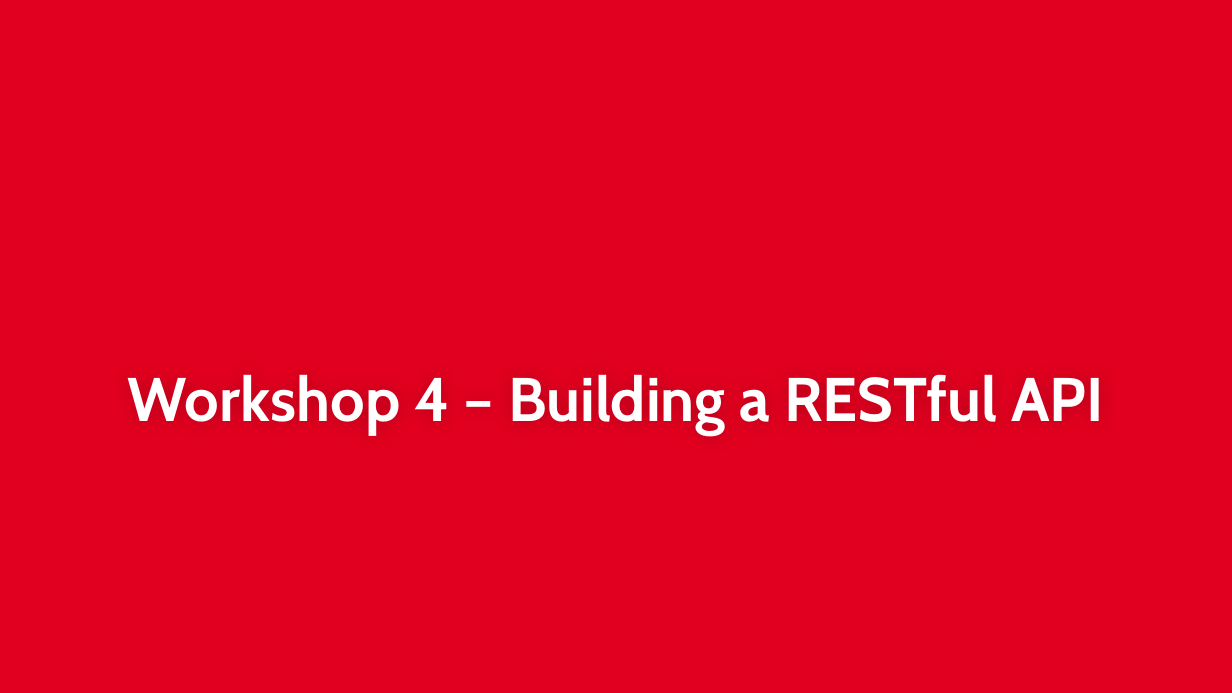
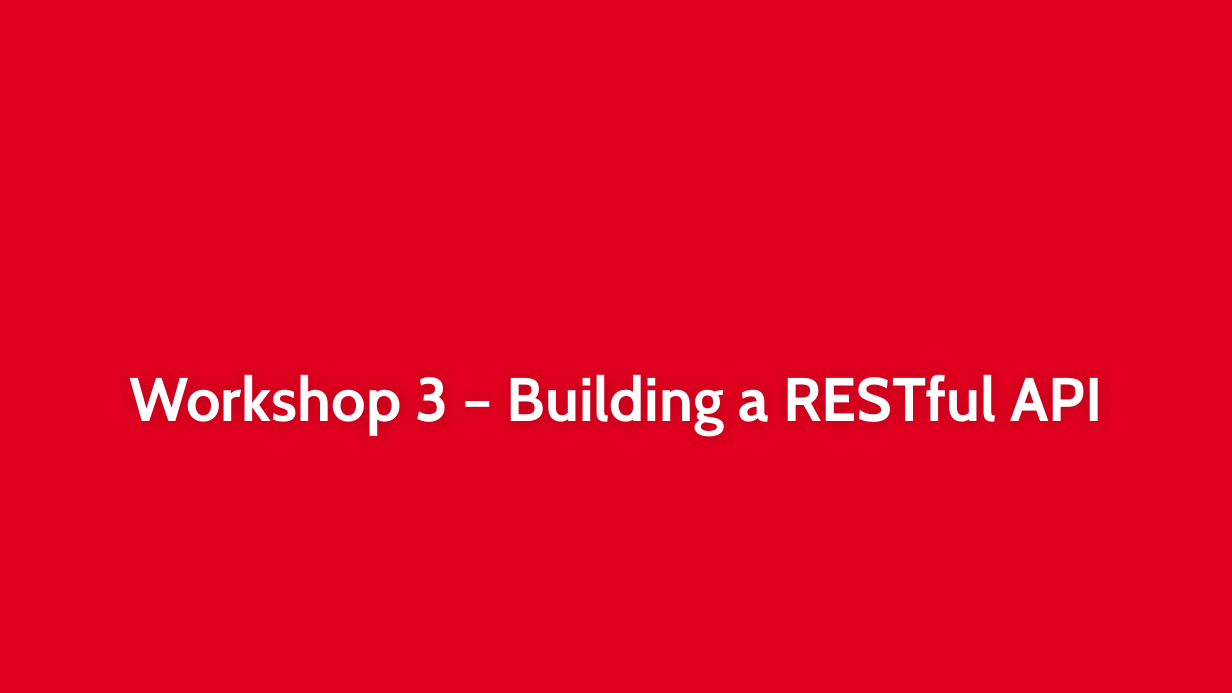
Before and after one commit to couchbaselabs/aspnet-nosql-workshop, a slide deck: slide 1 of 03/03.pptx. Drawn at 1232x693 pixels with LibreOffice and Linux fonts; fonts in the diff are those of the drawing; background and template pictures are left out. Boxes give left, top, right and bottom in pixels: in the first picture for what was removed or moved away, otherwise in the second. Text is boxed around its words. In the diff, an @@ line names an element or a change of style, - is before the commit and + after.

Commit message:
updated readme, created PDF snapshots of slides

```diff
--- a/03/03.pptx
+++ b/03/03.pptx
@@ title at (129,374,1103,435): text changed @@
-Workshop 4 – Building a RESTful API
+Workshop 3 – Building a RESTful API
```
Also in this commit, not shown: 5 other files.
